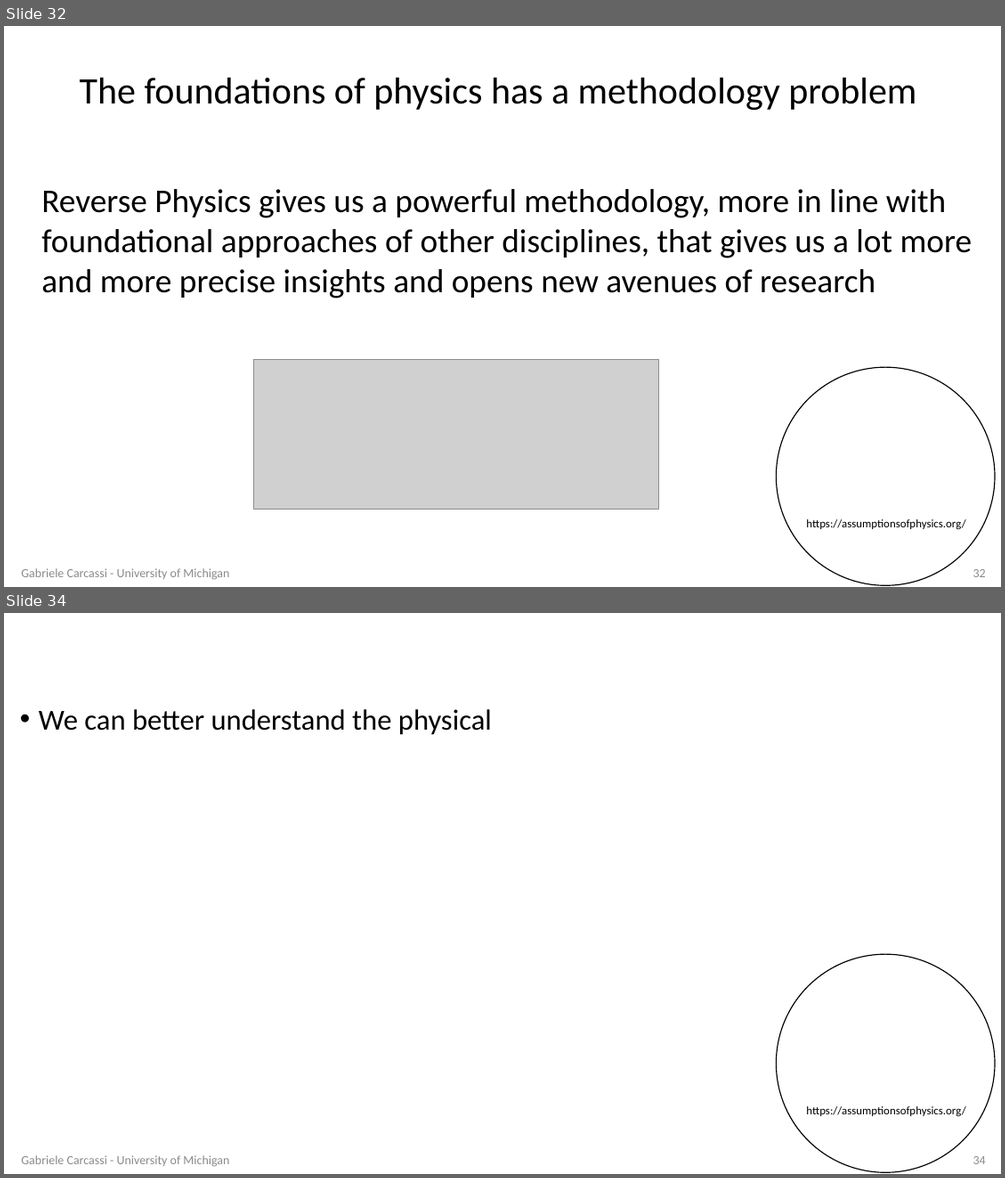
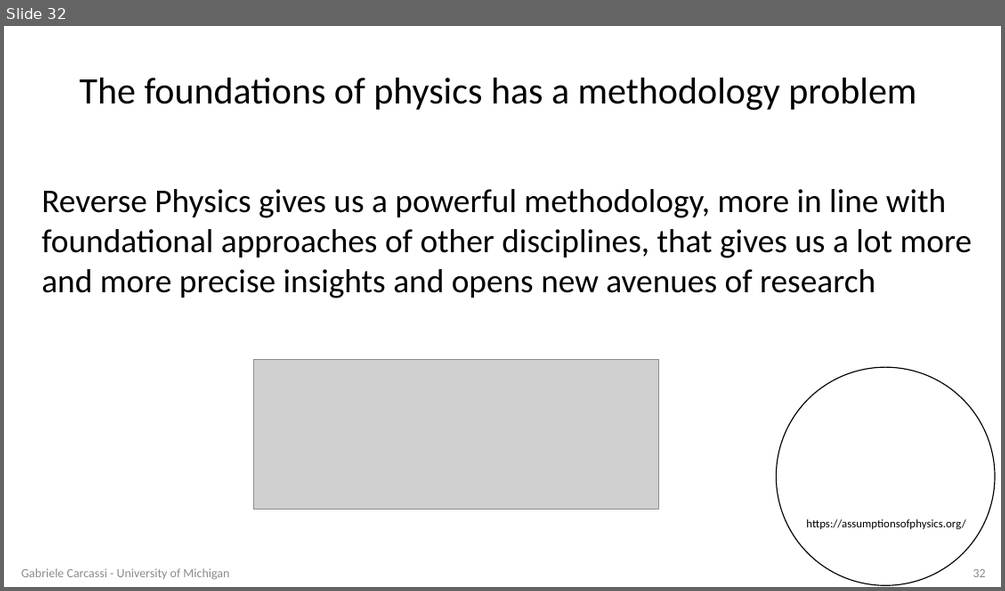
Before and after one commit to assumptionsofphysics/assumptionsofphysics.github.io, a slide deck: presentations/20260617-Foundations2026.pptx. Shown one above the other, each under a label of ours: slides 32 and 34 before the commit, slide 32 after it; the slides between them are not shown. The pictures are 1005x1178 and 1005x591 pixels, drawn with LibreOffice and Linux fonts; fonts in the diff are those of the drawing; grey boxes stand for pictures; background and template pictures are left out. Boxes give left, top, right and bottom in pixels: in the first picture for what was removed or moved away, otherwise in the second. Text is boxed around its words. In the diff, an @@ line names an element or a change of style, - is before the commit and + after.

```diff
--- a/presentations/20260617-Foundations2026.pptx
+++ b/presentations/20260617-Foundations2026.pptx
@@ slide 34 removed at (4,613,1001,1174), background #FFFFFF; not listed: 2 template elements that a slide beside it also shows @@
@@ text removed at (39,709,492,735) @@
-• We can better understand the physical
@@ text removed at (21,1155,229,1167) @@
-Gabriele Carcassi - University of Michigan
@@ page number removed at (973,1156,986,1164) @@
-34
```
Also in this commit, not shown: 1 slide changed, 1 other file.
